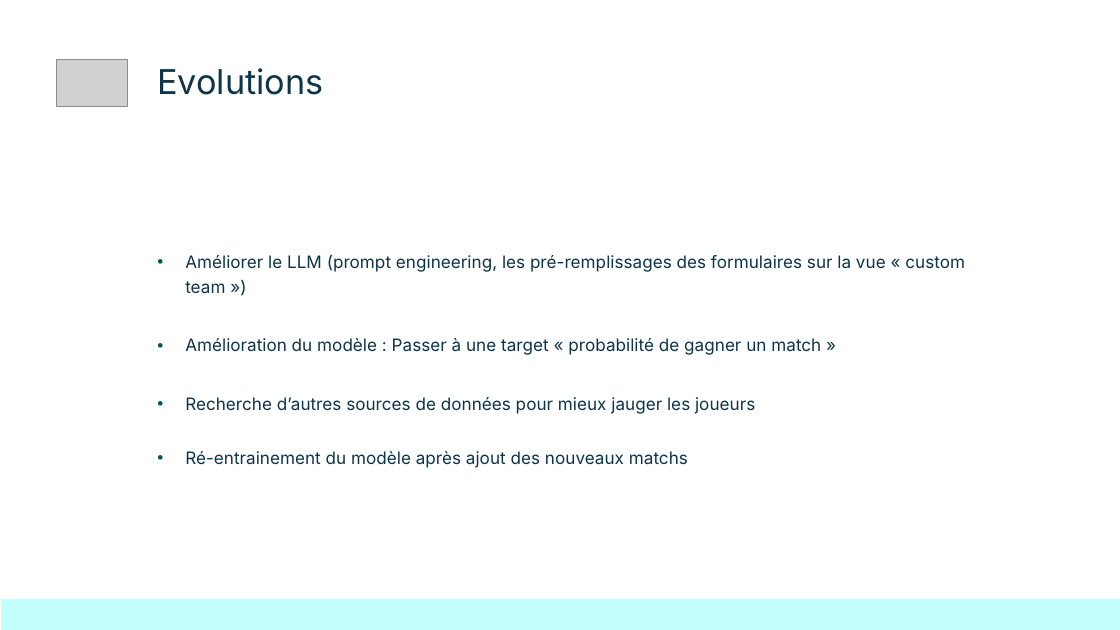
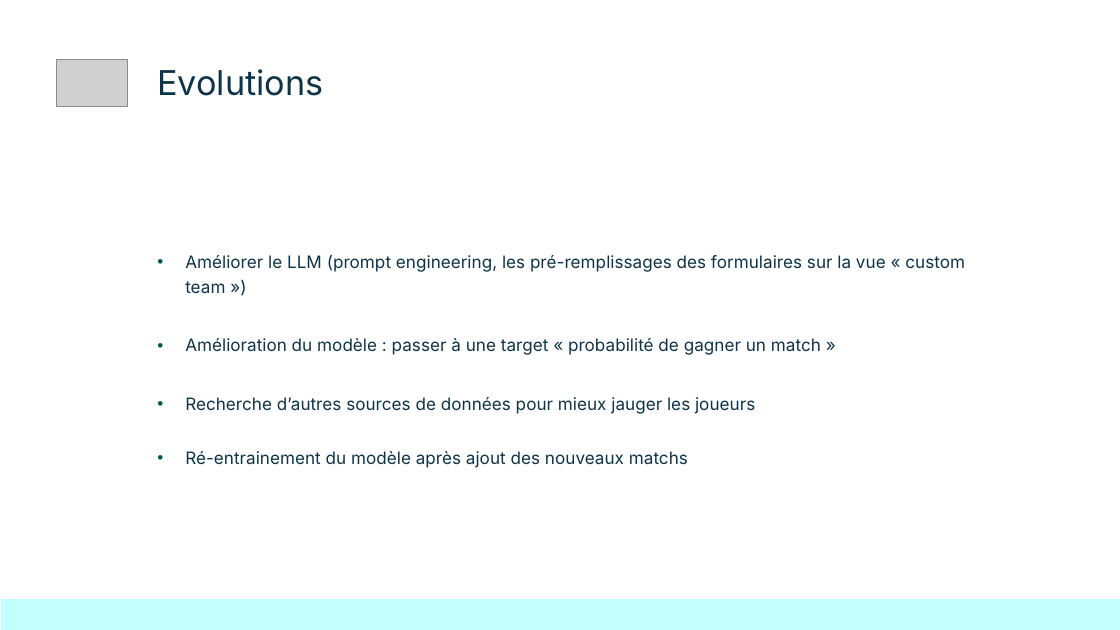
Before and after one commit to kinpintouche-star/football-predictor, a slide deck: slide 11 of docs/FootballPredictorDemoDay20260803.pptx. Drawn at 1120x630 pixels with LibreOffice and Linux fonts; fonts in the diff are those of the drawing; grey boxes stand for pictures; background and template pictures are left out. Boxes give left, top, right and bottom in pixels: in the first picture for what was removed or moved away, otherwise in the second. Text is boxed around its words. In the diff, an @@ line names an element or a change of style, - is before the commit and + after.

```diff
--- a/docs/FootballPredictorDemoDay20260803.pptx
+++ b/docs/FootballPredictorDemoDay20260803.pptx
@@ text at <box>185,338,821,355</box>: text changed @@
-• Amélioration du modèle : Passer à une target « probabilité de gagner un match »
+• Amélioration du modèle : passer à une target « probabilité de gagner un match »
```
Also in this commit, not shown: 12 other slides changed.
